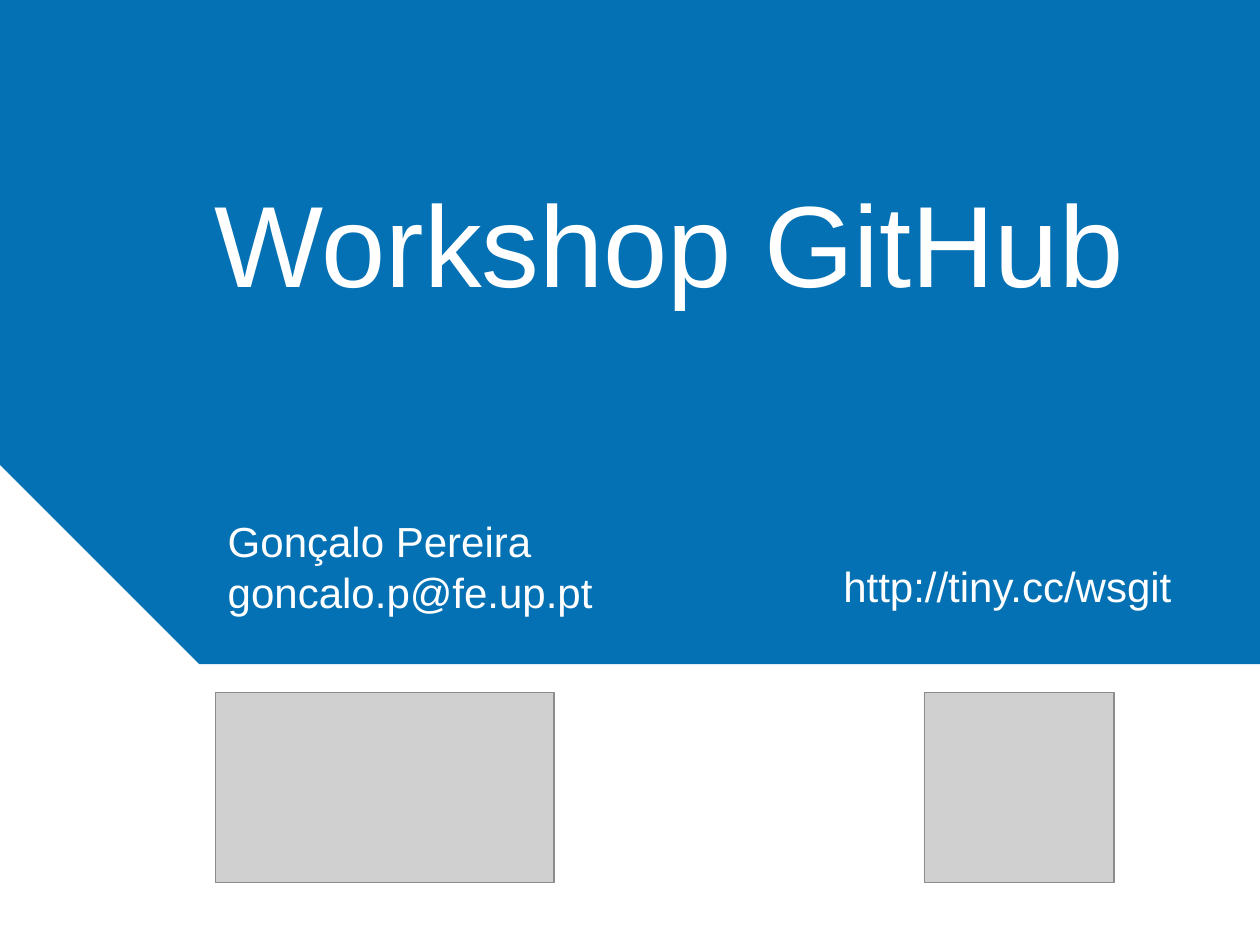
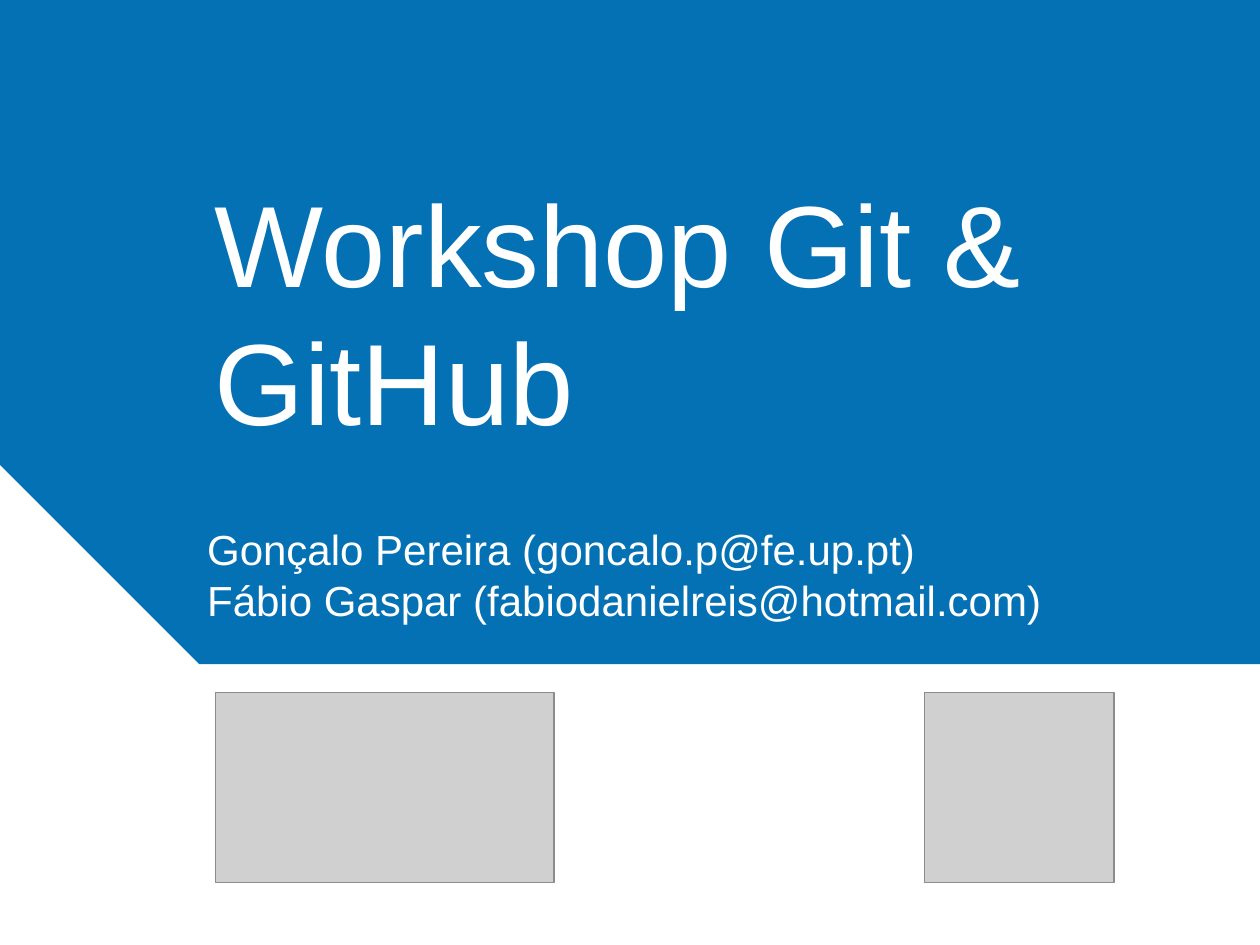
Before and after one commit to ieeeupsb/workshop-git, a slide deck: slide 1 of ppt/Workshop Git.pptx. Drawn at 1260x945 pixels with LibreOffice and Linux fonts; fonts in the diff are those of the drawing; grey boxes stand for pictures; background and template pictures are left out. Boxes give left, top, right and bottom in pixels: in the first picture for what was removed or moved away, otherwise in the second. Text is boxed around its words. In the diff, an @@ line names an element or a change of style, - is before the commit and + after.

```diff
--- a/ppt/Workshop Git.pptx
+++ b/ppt/Workshop Git.pptx
@@ text at (214,203,911,426): text changed @@
-Workshop GitHub
+Workshop Git & GitHub
@@ text at (207,534,1041,624): text changed @@
-Gonçalo Pereira
-goncalo.p@fe.up.pt
+Gonçalo Pereira (goncalo.p@fe.up.pt)
+Fábio Gaspar (fabiodanielreis@hotmail.com)
@@ text removed at (843,571,1171,611) @@
-http://tiny.cc/wsgit
```
Also in this commit, not shown: 19 other slides changed, 33 slides added, 18 slides removed, 9 other files.
